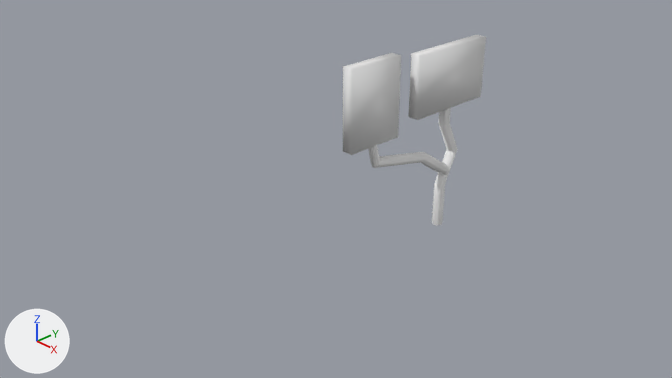
Two versions of the Blender file Objtos Interativos Modelagem/painel1-planeta3.blend, one commit apart.
Rendered twice from the file's camera 'Camera'. Lighting does not change. The marker at lower left points along +X, +Y and +Z.
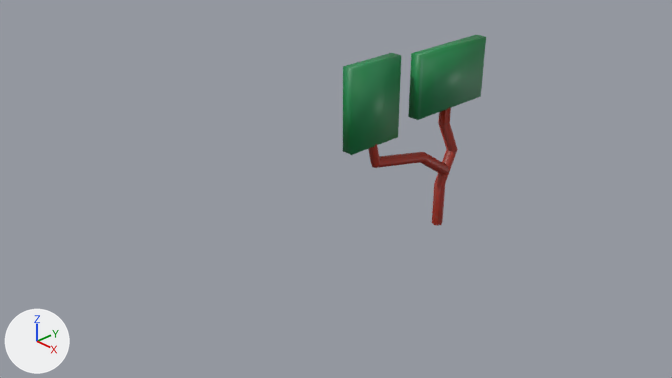
Changed parts and their boxes [x1, y1, x2, y2] in the pictures (672 x 378 px):
'Plane.002', recoloured (grey to green)
    both: [343, 53, 401, 155]
'Plane.001', recoloured, surface changed (grey to green)
    both: [408, 35, 486, 120]
'Cylinder.001', recoloured (grey to red)
    both: [432, 107, 458, 226]
'Cylinder.002', recoloured, surface changed (grey to red)
    both: [368, 144, 449, 175]

Patch to the scene script:
```diff
--- a/Objtos Interativos Modelagem/painel1-planeta3.blend.py
+++ b/Objtos Interativos Modelagem/painel1-planeta3.blend.py
@@ img_telagalho_001_1_alpha_png @@
+img_telagalho_001_1_alpha_png = load_image('TelaGalho.001.1 Alpha.png', 'imagens_Planeta3/TelaGalho.001.1 Alpha.png', 1024, 1024, 'sRGB')
@@ img_telagalho_001_alpha_png @@
+img_telagalho_001_alpha_png = load_image('TelaGalho.001 Alpha.png', 'imagens_Planeta3/TelaGalho.001 Alpha.png', 1024, 1024, 'sRGB')
@@ img_galho_001alpha_png @@
+img_galho_001alpha_png = load_image('Galho-001Alpha.png', 'imagens_Planeta3/Galho-001Alpha.png', 1024, 1024, 'sRGB')
@@ mat_telagalho_001_1_alpha_png @@
+mat_telagalho_001_1_alpha_png = principled_material('TelaGalho.001.1 Alpha.png')
+mat_telagalho_001_1_alpha_png.texture = img_telagalho_001_1_alpha_png
@@ mat_telagalho_001_alpha_png @@
+mat_telagalho_001_alpha_png = principled_material('TelaGalho.001 Alpha.png')
+mat_telagalho_001_alpha_png.texture = img_telagalho_001_alpha_png
@@ mat_galho_001alpha_png @@
+mat_galho_001alpha_png = principled_material('Galho-001Alpha.png')
+mat_galho_001alpha_png.texture = img_galho_001alpha_png
@@ me_cylinder_002 @@
 me_cylinder_002.from_pydata(...)  # 48 vertices, 42 faces; spans x -0.1..0.1, y -0.1..0.39, z -1.0..1.32
+me_cylinder_002.materials.append(mat_galho_001alpha_png)  # picture img_galho_001alpha_png
@@ me_cylinder_003 @@
 me_cylinder_003.from_pydata(...)  # 32 vertices, 26 faces; spans x -0.1..0.22, y -0.43..0.15, z -1.0..1.0
 # used by ob_cylinder_002; location = (-0.11, 2.4, 0.22); rotation_euler = (1.017, 0.129, -0.23), in degrees (58, 7.4, -13)
+# me_cylinder_003 part 1: texture (UV) coordinates changed
+me_cylinder_003.materials.append(mat_galho_001alpha_png)  # picture img_galho_001alpha_png
@@ me_plane_002 @@
 me_plane_002.from_pydata(...)  # 8 vertices, 6 faces; spans x -0.27..1.0, y -1.0..1.0, z -0.24..0.0
 # used by ob_plane_001; location = (0.1, 3.18, 1.8); rotation_euler = (6.283, 1.571, 0.0), in degrees (360, 90, 0); scale = (0.86, 0.86, 0.86)
+# me_plane_002 part 2: texture (UV) coordinates changed
+me_plane_002.materials.append(mat_telagalho_001_alpha_png)  # picture img_telagalho_001_alpha_png
@@ me_plane_003 @@
 me_plane_003.from_pydata(...)  # 8 vertices, 6 faces; spans x -0.27..1.0, y -1.0..0.63, z -0.24..0.0
+me_plane_003.materials.append(mat_telagalho_001_1_alpha_png)  # picture img_telagalho_001_1_alpha_png
```
